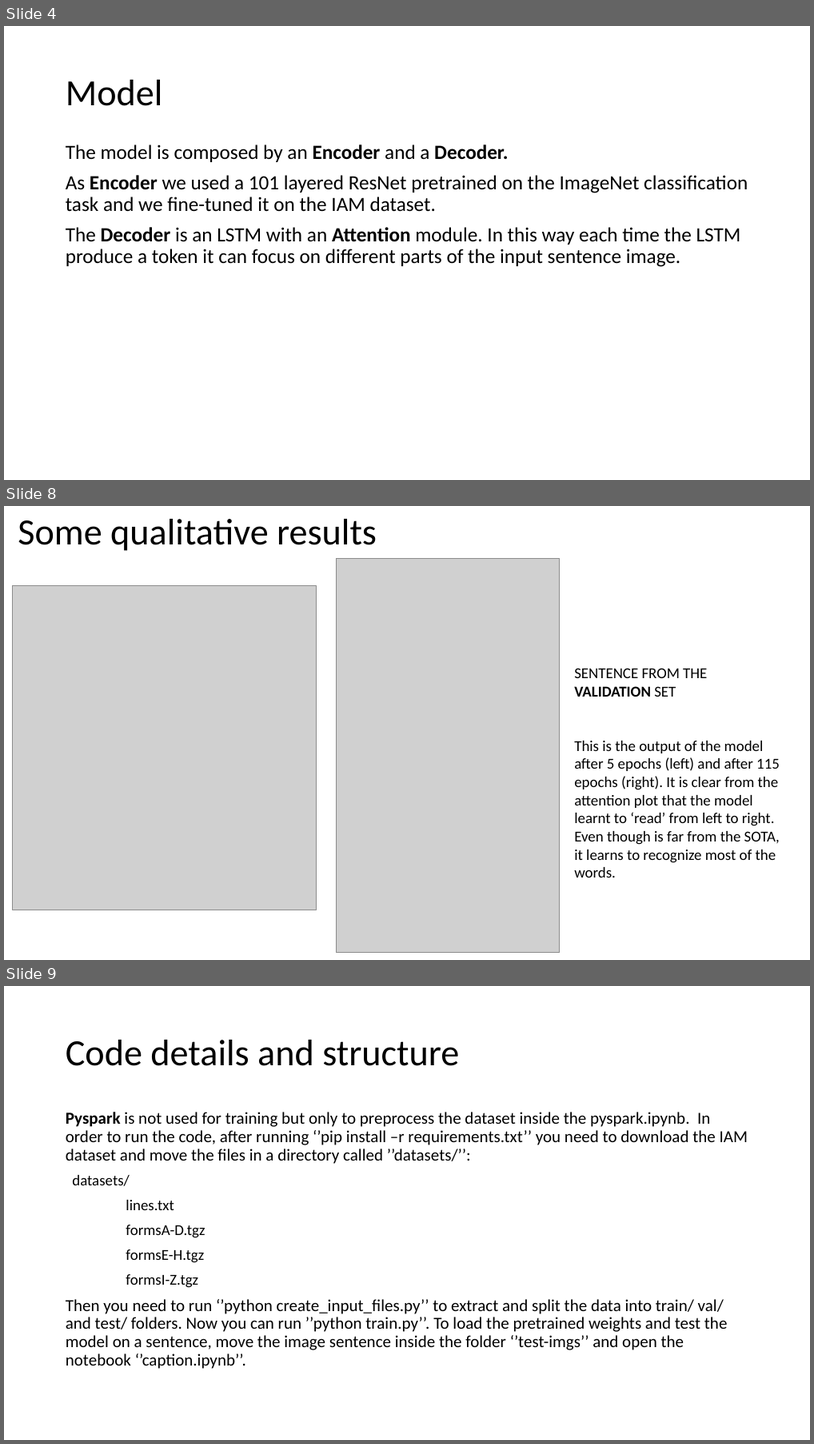
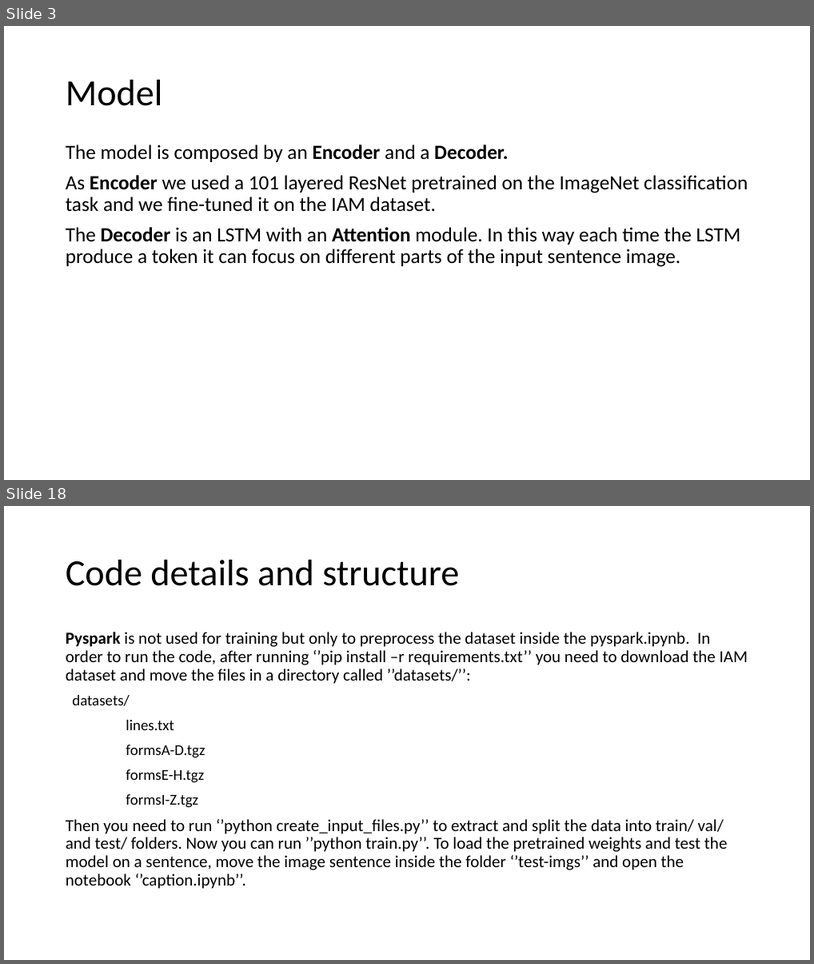
Before and after one commit to crokodilo/Handwritten-Text-Recognition, a slide deck: presentazione.pptx. Shown one above the other, each under a label of ours: slides 4, 8 and 9 before the commit, slides 3 and 18 after it; the slides between them are not shown. The pictures are 814x1444 and 814x964 pixels, drawn with LibreOffice and Linux fonts; fonts in the diff are those of the drawing; grey boxes stand for pictures. Boxes give left, top, right and bottom in pixels: in the first picture for what was removed or moved away, otherwise in the second. Text is boxed around its words. In the diff, an @@ line names an element or a change of style, - is before the commit and + after.

```diff
--- a/presentazione.pptx
+++ b/presentazione.pptx
@@ slide 8 removed at [4,506,810,960], background #FFFFFF @@
@@ title removed at [18,519,377,551] @@
-Some qualitative results
@@ picture removed at [336,559,560,952] @@
@@ picture removed at [12,585,316,909] @@
@@ text removed at [574,668,780,877] @@
-SENTENCE FROM THE VALIDATION SET
-This is the output of the model after 5 epochs (left) and after 115 epochs (right). It is clear from the attention plot that the model learnt to ‘read’ from left to right. Even though is far from the SOTA, it learns to recognize most of the words.
@@ what was slide 4 is now slide 3 @@
@@ what was slide 9 is now slide 18 @@
```
Also in this commit, not shown: 5 slides changed, 11 slides added, 1 other slide removed, 1 other file.
